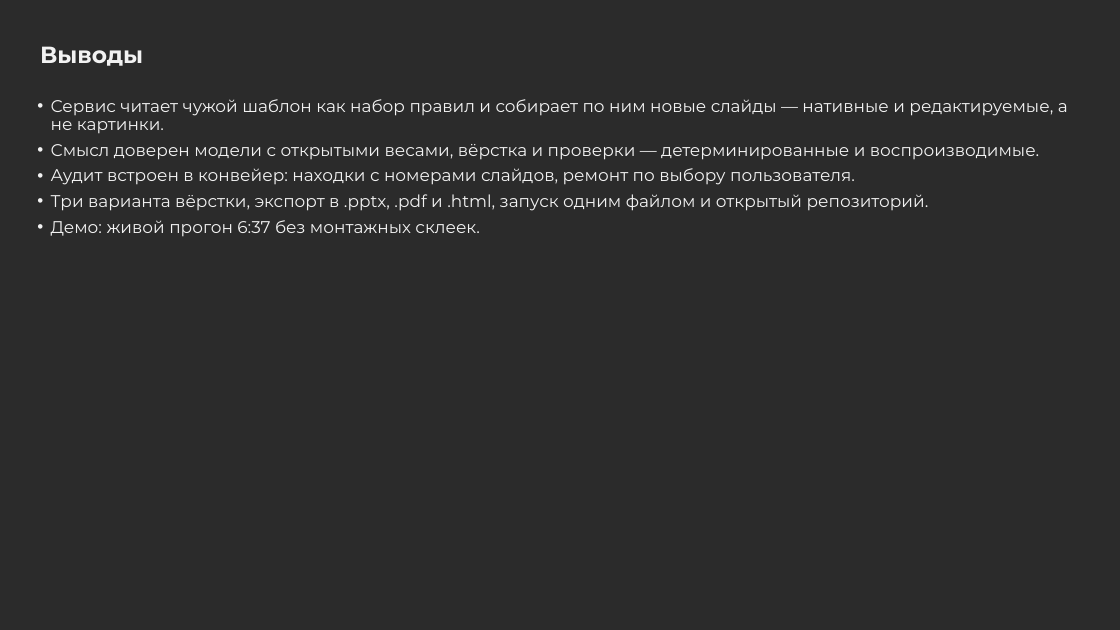
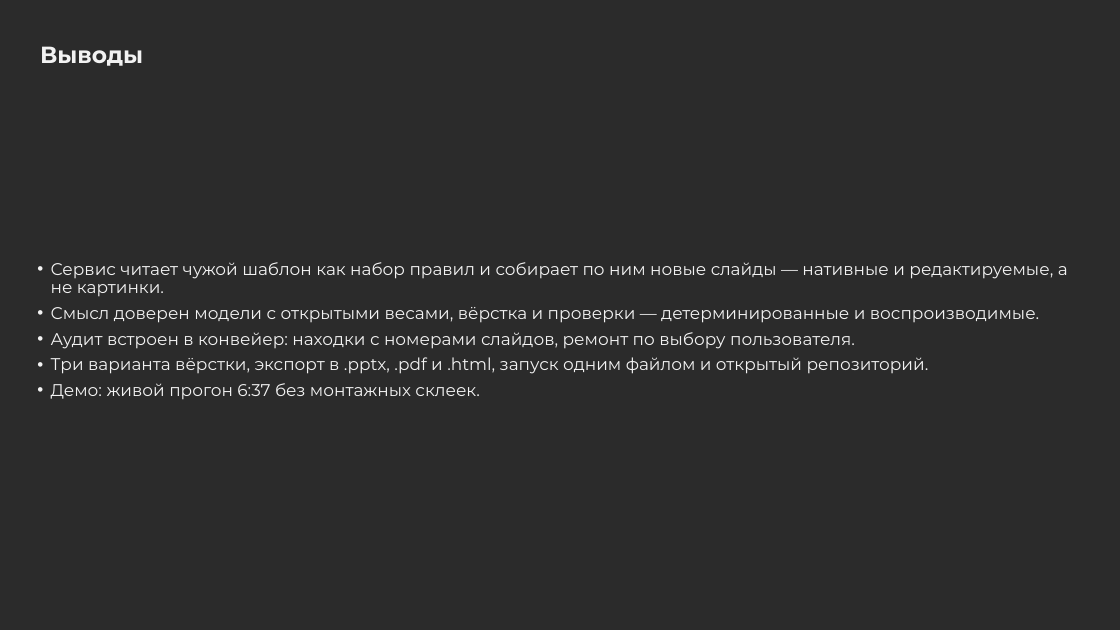
Before and after one commit to homie-08/LCT-HeetsTech, a slide deck: slide 15 of materials/pitch-heets-tech.pptx. Drawn at 1120x630 pixels with LibreOffice and Linux fonts; fonts in the diff are those of the drawing; background and template pictures are left out; a plain dark background stands for a picture behind light text. Boxes give left, top, right and bottom in pixels: in the first picture for what was removed or moved away, otherwise in the second. Text is boxed around its words. In the diff, an @@ line names an element or a change of style, - is before the commit and + after.

```diff
--- a/materials/pitch-heets-tech.pptx
+++ b/materials/pitch-heets-tech.pptx
@@ text "Сервис читает чужой шаблон как ..." at (51,262,1068,400): vertical alignment top to middle @@
```
Also in this commit, not shown: 5 other slides changed, 2 other files.
